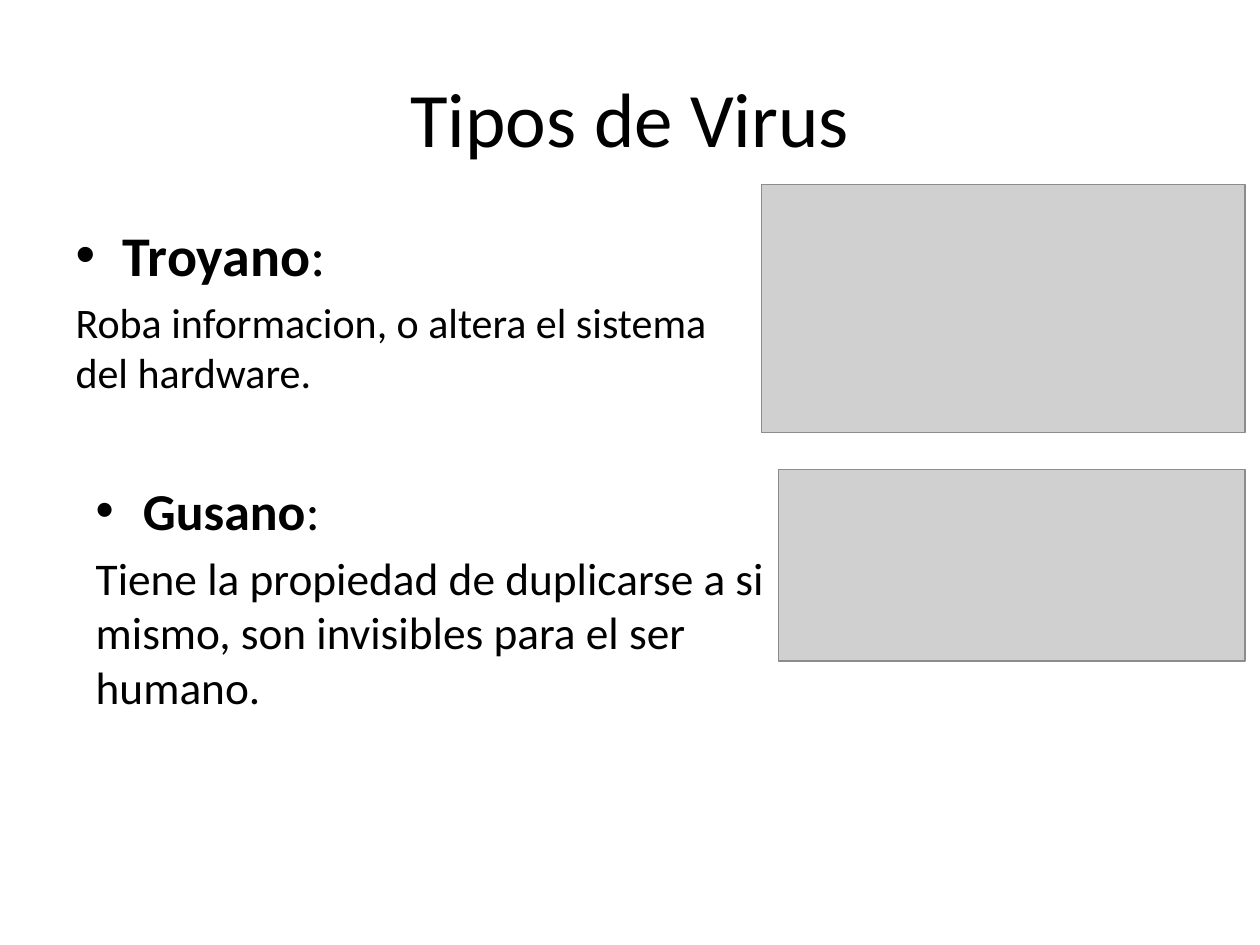
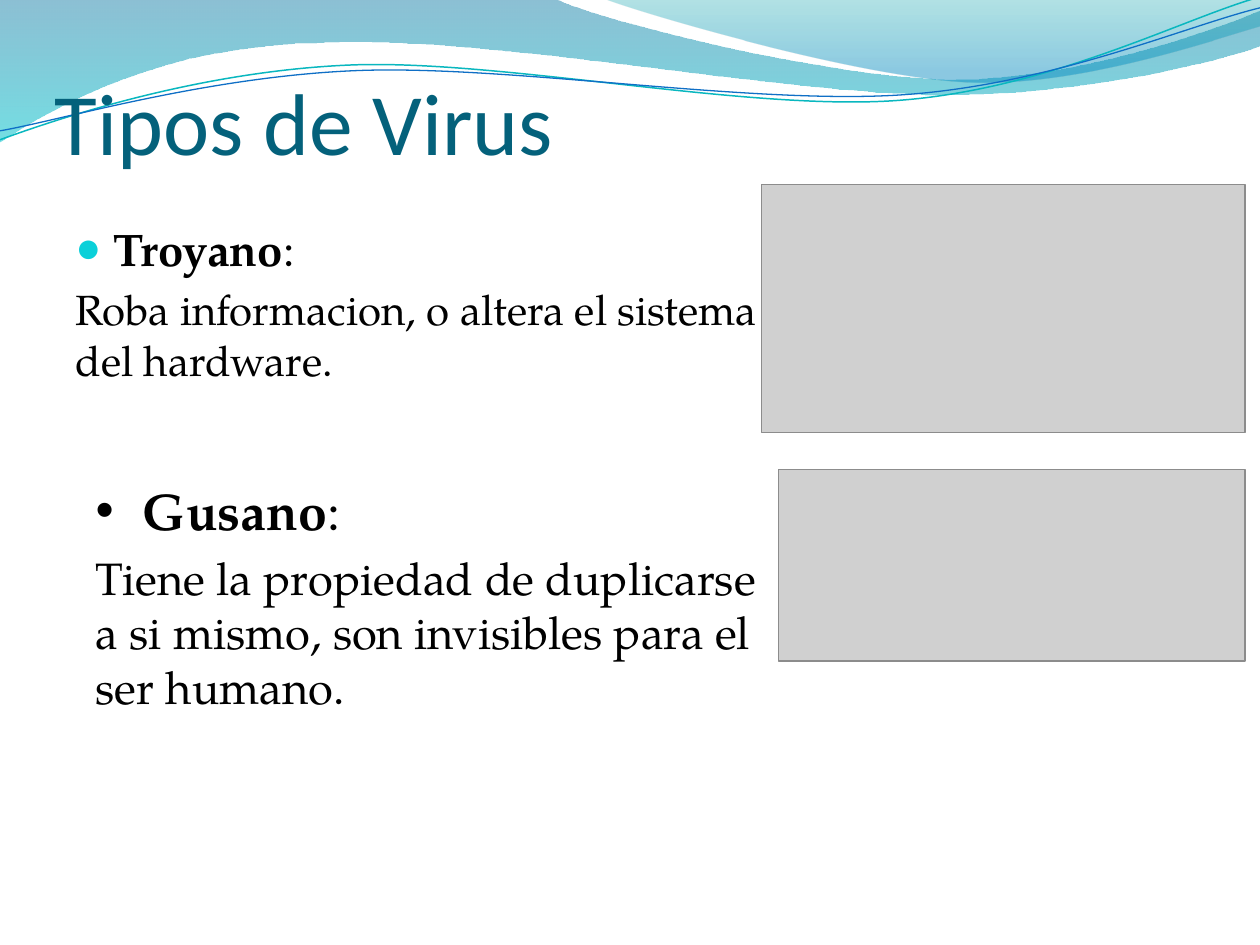
Before and after one commit to kleberloayzacastro/universidad, a slide deck: slide 10 of 2015-2016/clases/informatica_basica/clase_6/virus/clase_6_virus.pptx. Drawn at 1260x945 pixels with LibreOffice and Linux fonts; fonts in the diff are those of the drawing; grey boxes stand for pictures; background and template pictures are left out. Boxes give left, top, right and bottom in pixels: in the first picture for what was removed or moved away, otherwise in the second. Text is boxed around its words. In the diff, an @@ line names an element or a change of style, - is before the commit and + after.

```diff
--- a/2015-2016/clases/informatica_basica/clase_6/virus/clase_6_virus.pptx
+++ b/2015-2016/clases/informatica_basica/clase_6/virus/clase_6_virus.pptx
@@ freeform shape added at (0, 0, 1260, 142), fill gradient #0074A1 to #00C6CF @@
@@ freeform shape added at (0, 0, 1260, 147), outline #0AB8BF 0.85 pt @@
@@ freeform shape added at (0, 8, 1260, 141), outline #0F6FC6 0.75 pt @@
@@ freeform shape added at (604, 0, 1260, 87), fill gradient #00A1A9 to #008BBF @@
@@ title "Tipos de Virus": place and size @@
-title "Tipos de Virus" at (410, 93, 849, 160)
+title "Tipos de Virus" at (55, 82, 552, 169)
@@ title "Tipos de Virus" at (55, 82, 552, 169): size 44 to 50 pt, text colour #000000 to #04617B; alignment centre to left; vertical alignment middle to bottom @@
@@ text "Troyano:" at (75, 235, 757, 377): size 32 to 26 pt in "Troyano:"; font Calibri to TeX Gyre Pagella; bullet • to ●; less space between paragraphs @@
@@ text "Gusano:" at (96, 494, 756, 705): font Calibri to TeX Gyre Pagella @@
```
Also in this commit, not shown: 12 other slides changed, 4 slides added, 1 other file.
